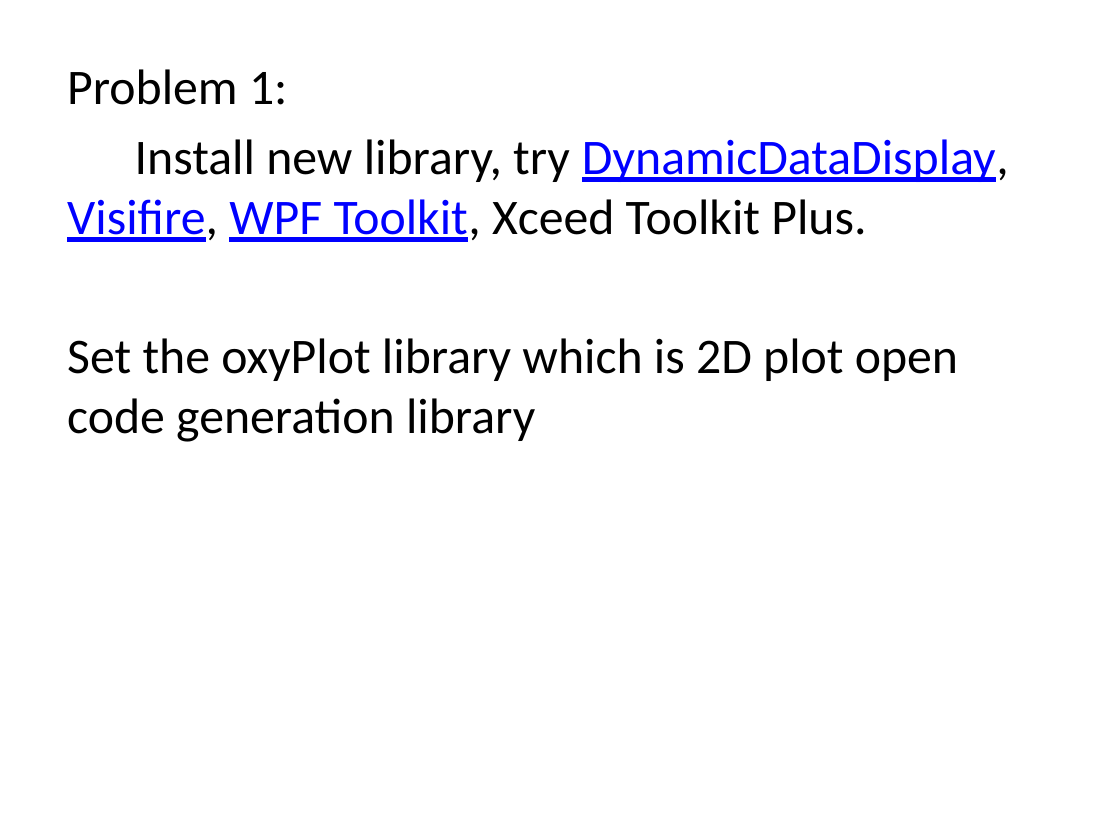
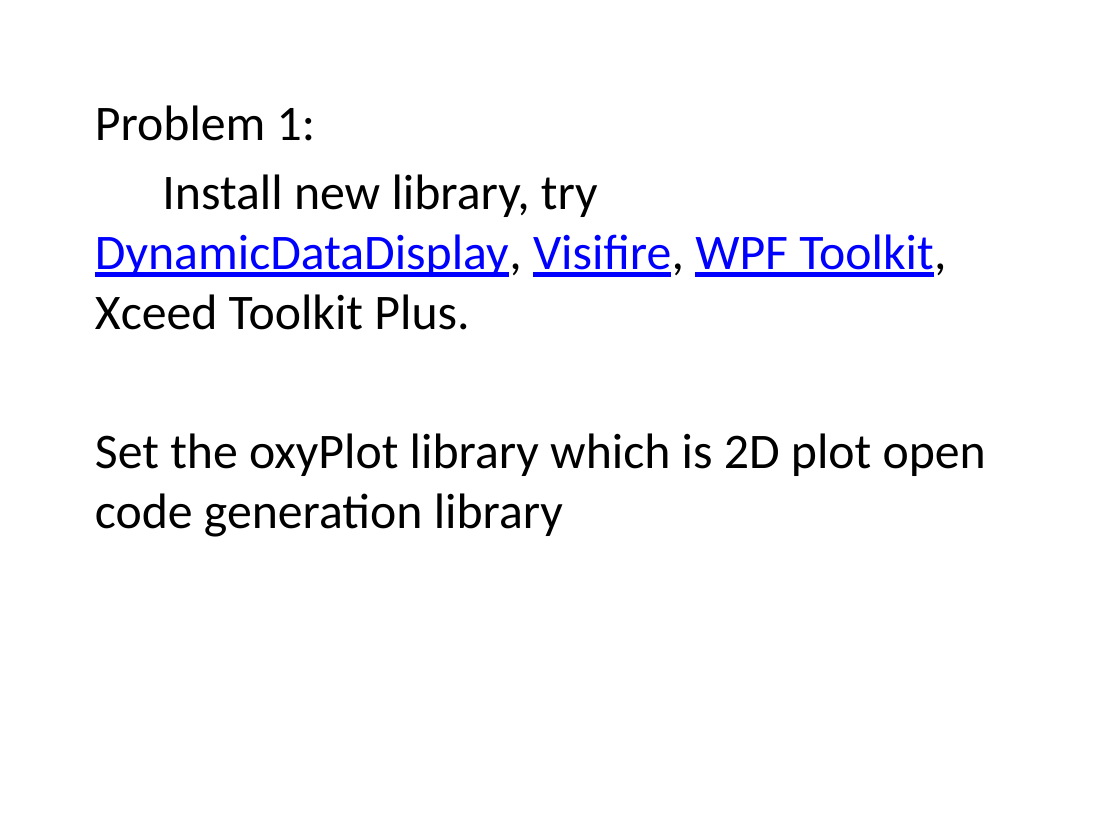
Before and after one commit to IPD8-guofeng/dotnet-group-project, a slide deck: slide 5 of Stock trade and analyst system.pptx. Drawn at 1120x840 pixels with LibreOffice and Linux fonts; fonts in the diff are those of the drawing. Boxes give left, top, right and bottom in pixels: in the first picture for what was removed or moved away, otherwise in the second. Text is boxed around its words. In the diff, an @@ line names an element or a change of style, - is before the commit and + after.

```diff
--- a/Stock trade and analyst system.pptx
+++ b/Stock trade and analyst system.pptx
@@ text "Problem 1:" rewrapped from (67, 69, 1009, 442) to (95, 105, 986, 537) @@
```
Also in this commit, not shown: 10 other slides changed, 10 other files.
